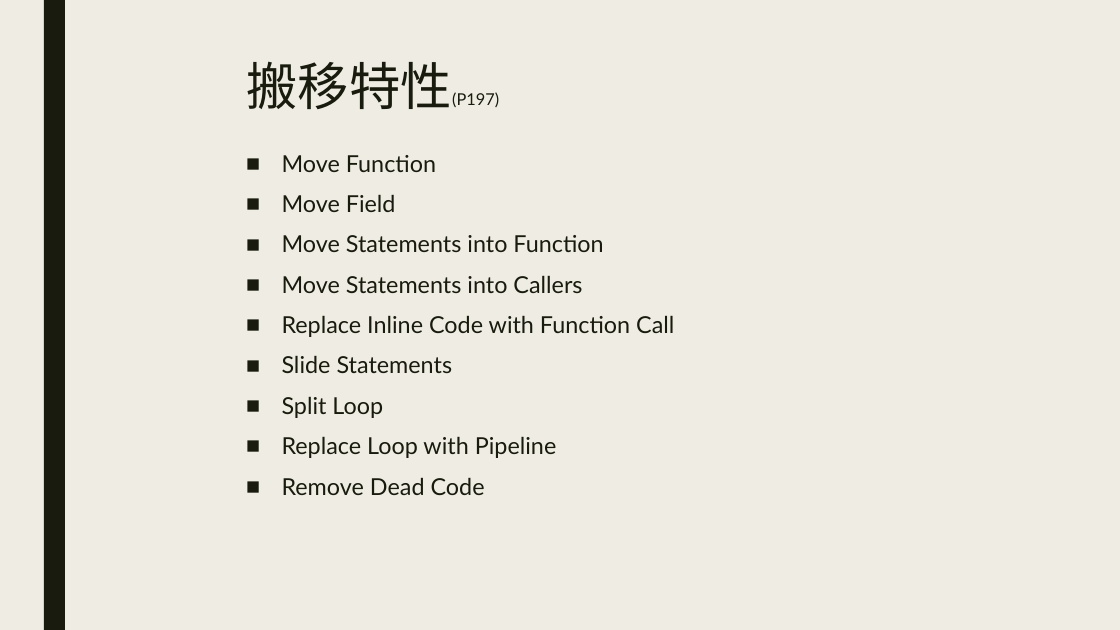
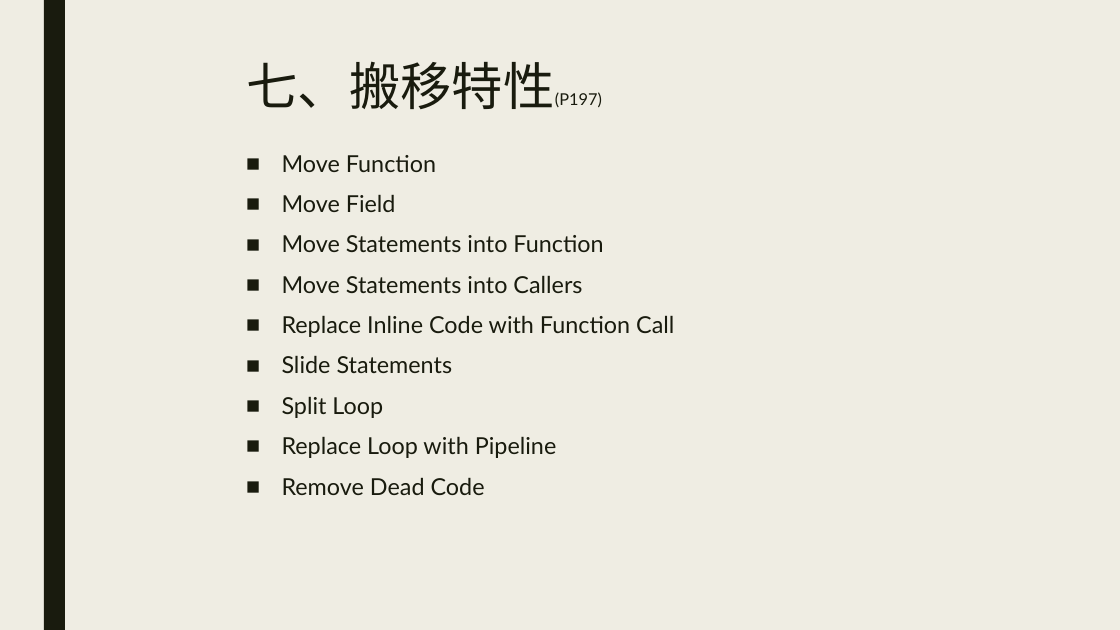
Before and after one commit to ZhengAu/CS_Study, a slide deck: slide 10 of Refactoring/Refactoring.pptx. Drawn at 1120x630 pixels with LibreOffice and Linux fonts; fonts in the diff are those of the drawing. Boxes give left, top, right and bottom in pixels: in the first picture for what was removed or moved away, otherwise in the second. Text is boxed around its words. In the diff, an @@ line names an element or a change of style, - is before the commit and + after.

```diff
--- a/Refactoring/Refactoring.pptx
+++ b/Refactoring/Refactoring.pptx
@@ title at (247,61,602,109): text changed; size 14 to 44 pt @@
-搬移特性(P197)
+七、搬移特性(P197)
```
Also in this commit, not shown: 9 other slides changed.
